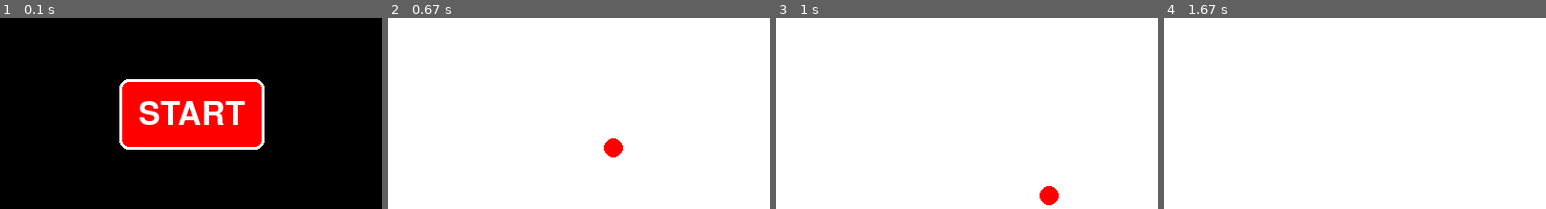
Above: before the commit, frames 1-4 (left to right).
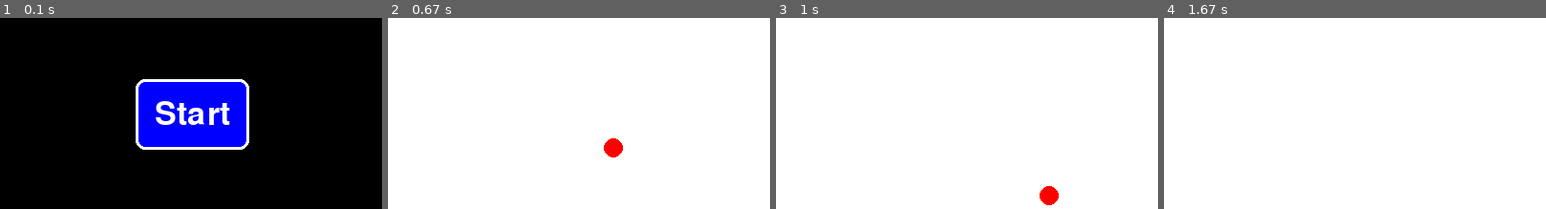
Above: after the commit, the same moments.

Repository: ShreeDesh12/pygame-pingpong
Game: pygame game, started from app.py
The game is run twice, just before and just after one commit, with the same random seed, the same clock (stepped at 60 frames per second) and the same inputs.
Inputs (mouse positions are % of the whole screen's width and height, from its top left):
- Up to frame 1 (0.1 s): no input
- Up to frame 2 (0.67 s): click (50, 50) at 0.38 s, where only the run after the commit has a clickable "Start"
- Up to frame 3 (1 s): hold Right from 0.67 s (still down); move the mouse to (46, 54) at 0.7 s
- Up to frame 4 (1.67 s): release Right at 1.13 s; hold Up 1.17-1.47 s; hold W 1.17-1.47 s; hold Right from 1.5 s (still down); hold D from 1.5 s (still down)
The pictures show only the part of the screen within x 25-75%, y 25-75%; the shares and areas given below are measured in that part.

The runs differ from the first frame. In frame 1, 13% of the frame differs, in the area x 31-70%, y 32-69%; in frame 2, nothing differs; in frame 3, nothing differs; in frame 4, nothing differs.

Commit message:
ADD start and end game buttons

Diff:
--- a/app.py
+++ b/app.py
@@ -5,13 +5,24 @@
 from constants.screen import SCREEN_WIDTH
 from objects.ball import Ball
 from objects.bat import Bat
+from objects.button import Button
+from objects.player import Player
 from objects.screen import Screen
+from stratergy.pingpong import (
+    winning_strategy_for_right_player,
+    winning_strategy_for_left_player,
+)
 
 
 def setup_game():
     # Initialize pygame
     pygame.init()
-    screen = Screen()
+
+    start_button = Button(text_str="Start", toggle_with_mouse=True)
+
+    end_button = None
+
+    screen = Screen(start_button=start_button, end_button=None)
 
     # Screen settings
     pygame.display.set_caption("Rolling Ball")
@@ -22,8 +33,11 @@
         max_x_axis=SCREEN_WIDTH,
         min_x_axis=SCREEN_WIDTH - BatRestrictions.X_AXIS,
         ball=ball,
-        no_hit_zone="right"
+        no_hit_zone="right",
     )
+    player_1 = Player(screen=screen.get_screen(), bat=bat_player_1)
+    player_1.winning_condition = winning_strategy_for_right_player
+
     bat_player_2 = Bat(
         screen=screen,
         left_button=pygame.K_a,
@@ -32,15 +46,28 @@
         down_button=pygame.K_s,
         ball=ball,
     )
+    player_2 = Player(screen=screen.get_screen(), bat=bat_player_2)
+    player_2.winning_condition = winning_strategy_for_left_player
+
     clock = pygame.time.Clock()
 
     game_started = False
 
     running = True
     while running:
-        screen.set_background(color=Colors.WHITE)  # Clear screen
+        screen.set_background(color=Colors.WHITE)
         if not game_started:
             game_started = screen.start_screen()
+
+        elif end_button is not None:
+            screen.set_end_button(end_button=end_button)
+            game_restarted = screen.end_screen()
+            if game_restarted:
+                game_started = False
+                end_button = None
+                player_1.set_score(0)
+                player_2.set_score(0)
+                ball.reset()
 
         else:
             for event in pygame.event.get():
@@ -49,11 +76,17 @@
 
             keys = pygame.key.get_pressed()
             if keys:
-                bat_player_1.move(keys=keys)
-                bat_player_2.move(keys=keys)
+                player_1.move_bat(keys=keys)
+                player_2.move_bat(keys=keys)
 
-            bat_player_1.display()
-            bat_player_2.display()
+            player_1.display()
+            player_2.display()
+
+            if player_1.check_win_and_increase_score(ball):
+                end_button = Button(text_str="Player 1 Won!", toggle_with_mouse=True)
+
+            if player_2.check_win_and_increase_score(ball):
+                end_button = Button(text_str="Player 2 Won!", toggle_with_mouse=True)
 
             ball.move()
             ball.display()
--- a/constants/common.py
+++ b/constants/common.py
@@ -3,3 +3,7 @@
     WHITE = (255, 255, 255)
     RED = (255, 0, 0)
     BLACK = (0, 0, 0)
+
+
+class Game:
+    WIN_SCORE: int = 5
--- a/objects/ball.py
+++ b/objects/ball.py
@@ -59,7 +59,6 @@
         boundary = self.get_boundary()
         screen_height, screen_width = self.__screen.get_screen_dimensions()
         if boundary["start_x"] <= 0 or boundary["end_x"] >= screen_width:
-
             self.__x_axis_loc = screen_width // 2
             self.__y_axis_loc = screen_height // 2
 
@@ -74,3 +73,7 @@
             (self.__x_axis_loc, self.__y_axis_loc),
             self.__radius,
         )
+
+    def reset(self):
+        self.__x_axis_loc = SCREEN_WIDTH // 2
+        self.__y_axis_loc = SCREEN_HEIGHT // 2
--- a/objects/bat.py
+++ b/objects/bat.py
@@ -30,7 +30,7 @@
         min_x_axis: int = None,
         min_y_axis: int = None,
         ball: Ball = None,
-        no_hit_zone: str = "left"
+        no_hit_zone: str = "left",
     ):
         self.__color = color
         self.__rect_height = rect_height
@@ -58,7 +58,7 @@
         self.__screen = screen.get_screen()
         self.__ball = ball
         if ball:
-            radius = ball.get_dimensions()['radius']
+            radius = ball.get_dimensions()["radius"]
             self._ball_x_hit = (self.__rect_width) / 2 + radius
             self._ball_y_hit = (self.__rect_height) / 2 + radius
 
@@ -135,8 +135,19 @@
         abs_dist_x = abs(ball_boundary["x_loc"] - mid_x_bat_loc)
         abs_dist_y = abs(ball_boundary["y_loc"] - mid_y_bat_loc)
 
-        is_no_hit_zone = self.__min_x_axis<ball_boundary['x_loc']<self.__x_axis_loc if self.no_hit_zone=="left" else (
-                self.__x_axis_loc+self.__rect_width<ball_boundary['x_loc']<self.__max_x_axis)
+        is_no_hit_zone = (
+            self.__min_x_axis < ball_boundary["x_loc"] < self.__x_axis_loc
+            if self.no_hit_zone == "left"
+            else (
+                self.__x_axis_loc + self.__rect_width
+                < ball_boundary["x_loc"]
+                < self.__max_x_axis
+            )
+        )
 
-        if abs_dist_x <= self._ball_x_hit and abs_dist_y <= self._ball_y_hit and not (is_no_hit_zone):
+        if (
+            abs_dist_x <= self._ball_x_hit
+            and abs_dist_y <= self._ball_y_hit
+            and not (is_no_hit_zone)
+        ):
             self.__ball.hit_vertical_wall()
--- /dev/null
+++ b/objects/button.py
@@ -0,0 +1,42 @@
+import pygame
+
+from constants.common import Colors
+from constants.screen import SCREEN_WIDTH, SCREEN_HEIGHT
+
+
+class Button:
+    def __init__(
+        self,
+        text_str: str,
+        text_color: Colors = Colors.WHITE,
+        button_color: Colors = Colors.BLUE,
+        button_padding: int = 20,
+        toggle_with_mouse: bool = False,
+        toggle_button_color: Colors = Colors.RED,
+    ):
+        self.button_color = button_color
+        self.toggle_with_mouse = toggle_with_mouse
+        self.toggle_button_color = toggle_button_color
+
+        font = pygame.font.Font(None, 50)
+        self.button_text = font.render(text_str, True, text_color)
+        self.button_rect = self.button_text.get_rect(
+            center=(SCREEN_WIDTH // 2, SCREEN_HEIGHT // 2)
+        )
+
+        self.button_box = self.button_rect.inflate(
+            button_padding * 2, button_padding * 2
+        )
+
+    def display(self, screen):
+        screen.fill(Colors.BLACK)
+
+        button_color = self.button_color
+        if self.toggle_with_mouse and self.button_box.collidepoint(
+            pygame.mouse.get_pos()
+        ):
+            button_color = self.toggle_button_color
+
+        pygame.draw.rect(screen, button_color, self.button_box, border_radius=10)
+        pygame.draw.rect(screen, Colors.WHITE, self.button_box, 3, border_radius=10)
+        screen.blit(self.button_text, self.button_rect)
--- /dev/null
+++ b/objects/player.py
@@ -0,0 +1,34 @@
+from constants.common import Game
+from objects.ball import Ball
+from objects.screen import Screen
+from objects.bat import Bat
+
+
+class Player:
+    def __init__(self, screen: Screen, bat: Bat):
+        self.__screen = screen
+        self.__bat = bat
+        self._score = 0
+
+    def set_bat(self, bat: Bat):
+        self.__bat = bat
+
+    def check_win_and_increase_score(self, *args):
+        if self.winning_condition(*args):
+            self.set_score(self._score + 1)
+            print(f"goal scored: {self._score}")
+
+        return self._score == Game.WIN_SCORE
+
+    def move_bat(self, keys):
+        self.__bat.move(keys=keys)
+
+    def display(self):
+        self.__bat.display()
+
+    def set_score(self, new_score: int):
+        self._score = new_score
+        print(f"Setting new score: {self._score}")
+
+    def winning_condition(self, *args):
+        pass
--- a/objects/screen.py
+++ b/objects/screen.py
@@ -2,6 +2,7 @@
 
 from constants.common import Colors
 from constants.screen import SCREEN_HEIGHT, SCREEN_WIDTH, SCREEN_COLOR
+from objects.button import Button
 
 
 class Screen:
@@ -10,11 +11,15 @@
         height: int = SCREEN_HEIGHT,
         width: int = SCREEN_WIDTH,
         color: str = SCREEN_COLOR,
+        start_button: Button = None,
+        end_button: Button = None,
     ):
         self.__width = width
         self.__height = height
         self.__color = color
         self.__screen_obj = pygame.display.set_mode((self.__width, self.__height))
+        self.__start_button = start_button
+        self.__end_button = end_button
 
     def get_screen(self):
         return self.__screen_obj
@@ -29,27 +34,35 @@
         print("Rendering text")
         self.__screen_obj.blit(text, text_rect)
 
+    def set_start_button(self, start_button: Button):
+        self.__start_button = start_button
+
+    def set_end_button(self, end_button: Button):
+        self.__end_button = end_button
+
     def start_screen(self):
-        font = pygame.font.Font(None, 50)
-        button_text = font.render("START", True, Colors.WHITE)
-        button_rect = button_text.get_rect(center=(SCREEN_WIDTH // 2, SCREEN_HEIGHT // 2))
-        button_padding = 20
-        button_box = button_rect.inflate(button_padding * 2, button_padding * 2)
-
-        self.__screen_obj.fill(Colors.BLACK)
-        mouse_pos = pygame.mouse.get_pos()
-
-        button_color = Colors.BLUE if button_box.collidepoint(mouse_pos) else Colors.RED
-        pygame.draw.rect(self.__screen_obj, button_color, button_box, border_radius=10)
-        pygame.draw.rect(self.__screen_obj, Colors.WHITE, button_box, 3, border_radius=10)
-        self.__screen_obj.blit(button_text, button_rect)
+        self.__start_button.display(screen=self.__screen_obj)
 
         for event in pygame.event.get():
             if event.type == pygame.QUIT:
                 pygame.quit()
                 exit()
             if event.type == pygame.MOUSEBUTTONDOWN:
-                if button_box.collidepoint(event.pos):
+                if self.__start_button.button_box.collidepoint(event.pos):
                     return True
 
         return False
+
+    def end_screen(self):
+        self.__end_button.display(screen=self.__screen_obj)
+
+        for event in pygame.event.get():
+            if event.type == pygame.QUIT:
+                pygame.quit()
+                exit()
+
+            if event.type == pygame.MOUSEBUTTONDOWN:
+                if self.__end_button.button_box.collidepoint(event.pos):
+                    return True
+
+        return False
--- /dev/null
+++ b/stratergy/pingpong.py
@@ -0,0 +1,26 @@
+from constants.screen import SCREEN_WIDTH
+from objects.ball import Ball
+
+MARGIN_OF_ERROR = 5
+
+
+def winning_strategy_for_right_player(ball: Ball):
+    ball_boundary = ball.get_boundary()
+    if (
+        ball_boundary["start_x"] <= MARGIN_OF_ERROR
+        or ball_boundary["end_x"] <= MARGIN_OF_ERROR
+    ):
+        return True
+
+    return False
+
+
+def winning_strategy_for_left_player(ball: Ball):
+    ball_boundary = ball.get_boundary()
+    if (
+        ball_boundary["start_x"] >= SCREEN_WIDTH - MARGIN_OF_ERROR
+        or ball_boundary["end_x"] >= SCREEN_WIDTH - MARGIN_OF_ERROR
+    ):
+        return True
+
+    return False
